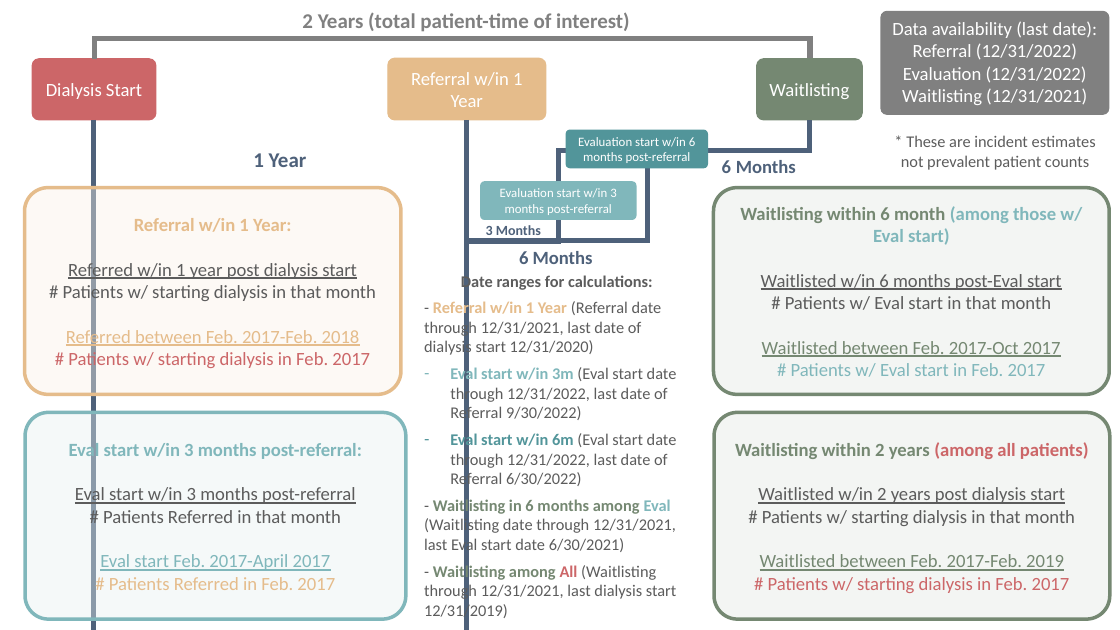
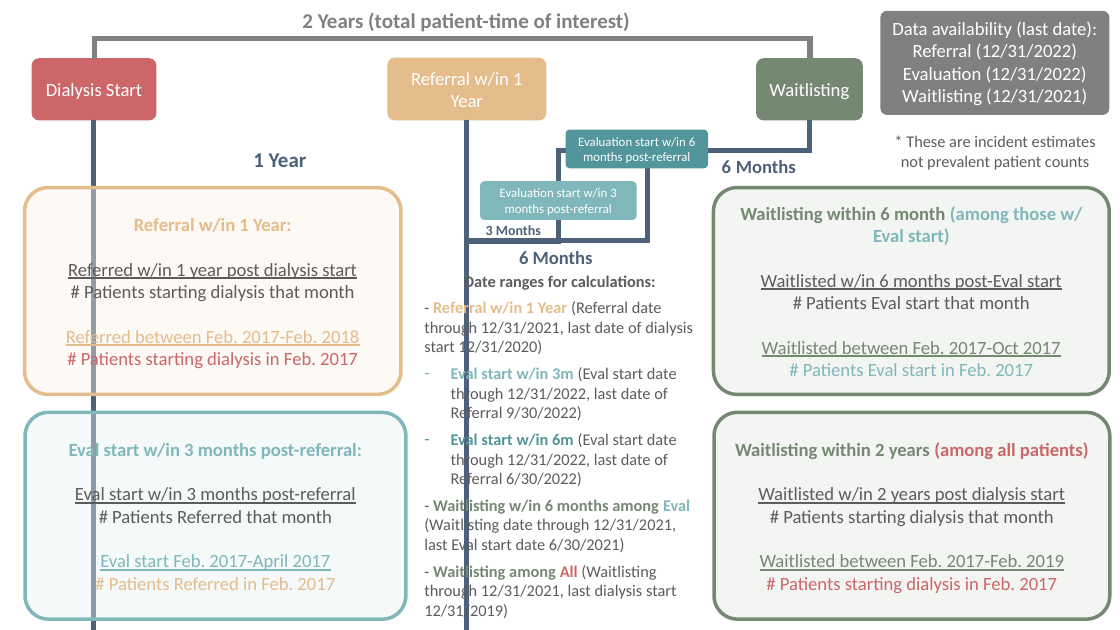
Before and after one commit to dimengyu/dashboard_src, a slide deck: slide 1 of Dashboard Calculations Figures_11.14.23.pptx. Drawn at 1120x630 pixels with LibreOffice and Linux fonts; fonts in the diff are those of the drawing. Boxes give left, top, right and bottom in pixels: in the first picture for what was removed or moved away, otherwise in the second. Text is boxed around its words. In the diff, an @@ line names an element or a change of style, - is before the commit and + after.

```diff
--- a/Dashboard Calculations Figures_11.14.23.pptx
+++ b/Dashboard Calculations Figures_11.14.23.pptx
@@ text in rounded rectangle at box(84, 283, 354, 304): text changed @@
-# Patients w/ starting dialysis in that month
+# Patients starting dialysis that month
@@ rounded rectangle "Date ranges for calculations:": place and size @@
-rounded rectangle "Date ranges for calculations:" at box(406, 279, 708, 611)
+rounded rectangle "Date ranges for calculations:" at box(406, 279, 714, 611)
@@ text in rounded rectangle at box(806, 296, 1029, 309): text changed @@
-# Patients w/ Eval start in that month
+# Patients Eval start that month
@@ text in rounded rectangle at box(81, 350, 358, 371): text changed @@
-# Patients w/ starting dialysis in Feb. 2017
+# Patients starting dialysis in Feb. 2017
@@ text in rounded rectangle at box(803, 363, 1033, 376): text changed @@
-# Patients w/ Eval start in Feb. 2017
+# Patients Eval start in Feb. 2017
@@ text in rounded rectangle at box(424, 498, 690, 555): text changed @@
-- Waitlisting in 6 months among Eval (Waitlisting date through 12/31/2021, last Eval start date 6/30/2021)
+- Waitlisting w/in 6 months among Eval (Waitlisting date through 12/31/2021, last Eval start date 6/30/2021)
@@ text in rounded rectangle at box(112, 510, 332, 523): text changed @@
-# Patients Referred in that month
+# Patients Referred that month
@@ text in rounded rectangle at box(783, 510, 1053, 526): text changed @@
-# Patients w/ starting dialysis in that month
+# Patients starting dialysis that month
@@ text in rounded rectangle at box(780, 577, 1057, 593): text changed @@
-# Patients w/ starting dialysis in Feb. 2017
+# Patients starting dialysis in Feb. 2017
```
